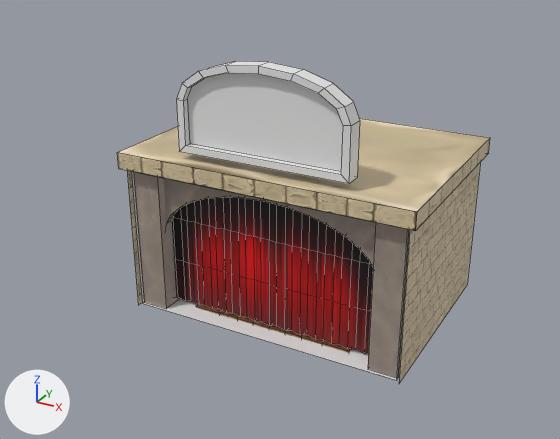
An edit to the Blender file SimonSaysGame/Assets/Blends/Stage.blend, drawn before and after from the same camera.
The view is the same before and after, from a 50 mm lens placed at (3.79, -7.13, 4.71), pointed at (-0.15, 0.03, 1.13). The lights are fixed; the arrows at lower left show +X, +Y and +Z. Mesh edges are drawn as thin lines.

Objects in the first picture: 'Arch.001', 'Beams.001', 'Circle.001', 'Curtain', 'InsideRoom', 'OutsideRoom', 'Title Thing'.
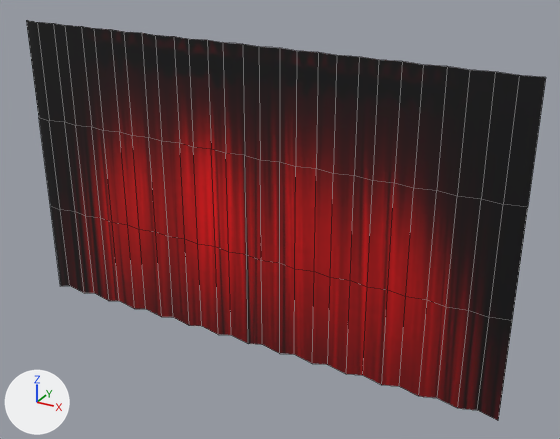
The newer file is also rescaled (x2.0) as a whole; pictures and numbers use the older file's frame.

Changed parts and their boxes [x1, y1, x2, y2] in the pictures (560 x 439 px; the box of a moved part takes in the faces that stretch with it):
'Curtain', reshaped, moved, turned, rescaled
    before: [172, 197, 373, 353]
    after: [26, 20, 546, 420]
'OutsideRoom', deleted (beige)
    before: [117, 118, 490, 383]
'Title Thing', deleted
    before: [176, 61, 360, 184]
    faces in mat_title_2 (its picture is missing): [187, 73, 343, 172]
    faces in mat_title (its picture is missing): [176, 61, 360, 184]
'Beams.001', deleted
    before: [134, 172, 410, 378]
'Arch.001', deleted
    before: [163, 178, 376, 266]
'Circle.001', deleted (brown)
    before: [196, 305, 352, 353]
part 1 of me_plane_002, moved or reshaped
    before: [269, 203, 373, 353]
    after: [26, 20, 248, 343]
part 2 of me_plane_002, moved or reshaped
    before: [172, 197, 270, 326]
    after: [243, 44, 546, 420]
'InsideRoom', unchanged, covered by the edit
    before: [131, 171, 408, 380]

What changed in the scene script:
```text
Change me_plane_002:
    where me_plane_002.from_pydata(...)  # 120 vertices, 84 faces; spans x -1.01..0.99, y -0.63..1.0, z 0.48..0.5
    used by ob_curtain; location = (-0.009, 0.0, 0.655); rotation_euler = (1.571, 0.0, 0.0), in degrees (90, 0, 0); scale = (-1.36, 1.0, 1.0)
    me_plane_002 part 1: the loose piece of 60 vertices spanning x -1.01..-0.01, y -0.63..1.0, z 0.48..0.5 is multiplied about its middle by the matrix ((2.73, 0.0, 0.0), (0.0, 0.0, -2.0), (0.0, 2.0, 0.0)), then moved by (-0.86, -1.16, 1.19)
    me_plane_002 part 2: the loose piece of 60 vertices spanning x -0.01..0.99, y -0.63..1.0, z 0.48..0.5 is multiplied about its middle by the matrix ((2.73, 0.0, 0.0), (0.0, 0.0, -2.0), (0.0, 2.0, 0.0)), then moved by (0.87, -1.16, 1.19)
Remove ob_title_thing:
    ob_title_thing = bpy.data.objects.new('Title Thing', me_circle)
    ob_title_thing.location = (0.0, -0.675, 2.594)
    ob_title_thing.rotation_euler = (1.571, 0.0, 0.0)  # degrees (90, 0, 0)
Change ob_curtain:
    ob_curtain.rotation_euler: (1.571, 0.0, 0.0) -> (0.0, 0.0, 0.0)  # degrees (90, 0, 0) -> degrees (0, 0, 0)
    ob_curtain.scale: (-1.36, 1.0, 1.0) -> (1.0, 1.0, 1.0)
    ob_curtain.location: (-0.009, 0.0, 0.655) -> (0.0, 0.0, 0.0)
Remove ob_circle_001:
    ob_circle_001 = bpy.data.objects.new('Circle.001', me_circle_011)
    ob_circle_001.location = (0.0, 0.0, 0.021)
Remove ob_beams_001:
    ob_beams_001 = bpy.data.objects.new('Beams.001', me_cube_004)
    ob_beams_001.location = (-1.393, -0.601, 0.0)
Remove ob_arch_001:
    ob_arch_001 = bpy.data.objects.new('Arch.001', me_circle_004)
    ob_arch_001.location = (0.0, -0.505, 1.315)
Remove ob_outsideroom:
    ob_outsideroom = bpy.data.objects.new('OutsideRoom', me_cube_003)
    ob_outsideroom.location = (0.0, 0.0, 0.0)
    ob_outsideroom.scale = (1.63, 1.63, 1.34)
```
